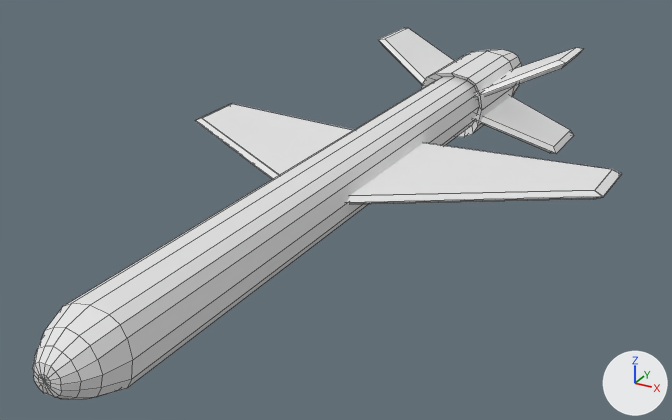
A saved change to the FBX model Flyplane/Flyplane/assets/Weapons/Missiles/ALAAT-10/ALAAT-10.fbx.
Rendered twice from a 50 mm camera at (4.4, -7.43, 3.69) aimed at (-0.1, 0.74, -0.4). Arrows for +X, +Y and +Z are at lower right; the lights stay in place. Mesh edges are drawn as thin lines. Where no turn or scale is listed for an object, it has been applied to the vertices.

Script lines for the objects in view, before the commit:
```python
mat_material = principled_material('Material')
mat_material.base_color = (0.8, 0.8, 0.8)  # white #e7e7e7
mat_material.roughness = 0.69
me_airframe_002 = bpy.data.meshes.new('Airframe.002')
me_airframe_002.from_pydata(...)  # 234 vertices, 240 faces; spans x -2.58..2.58, y -3.63..5.62, z -0.63..0.63
me_airframe_002.materials.append(mat_material)  # white #e7e7e7
ob_airframe = bpy.data.objects.new('Airframe', me_airframe_002)
ob_airframe.location = (0.0, 0.0, 0.0)
```
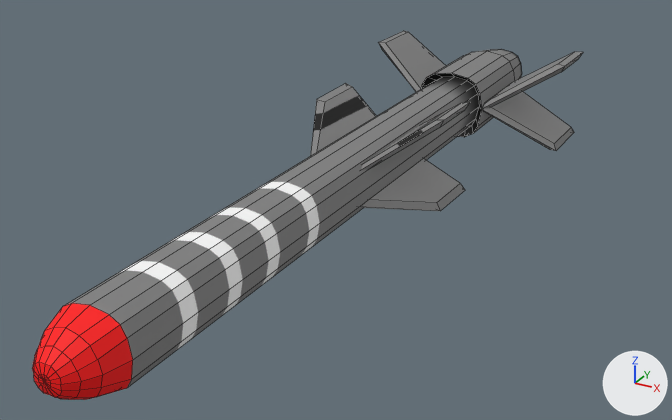
Commit message: Added ALAAT-10 weapon model

Location of each change, [x1, y1, x2, y2] in pixels of the pictures (672 x 420 px; the box of a moved part takes in the faces that stretch with it):
'Airframe', surface changed, reshaped (white to grey, 7% narrower): before [32, 28, 622, 400]; after [32, 31, 583, 400]
part 1 of me_airframe_002, rebuilt (not visible afterwards): before [474, 96, 574, 154]
part 2 of me_airframe_002, rebuilt: before [379, 28, 583, 99]; after [378, 31, 445, 92]
part 3 of me_airframe_002, moved or reshaped: before [196, 103, 622, 205]; after [310, 83, 470, 211]
part 4 of me_airframe_002, added: after [484, 52, 583, 151]

The edits, one by one:
Picture 'ALAAT-10_TEX.png' (img_alaat_10_tex_png) is new.
In material 'Material' (mat_material), base_color is no longer (0.8, 0.8, 0.8), white #e7e7e7.
In material 'Material' (mat_material), texture is now set to img_alaat_10_tex_png, with its transparency.
me_airframe_002 is used by ob_airframe; location (0.0, 0.0, 0.0).
me_airframe_002 had 234 vertices, 240 faces and spanned x -2.58..2.58, y -3.63..5.62, z -0.63..0.63.
me_airframe_002 now has 246 vertices, 240 faces and spans x -1.34..1.34, y -3.63..5.62, z -0.58..0.58.
me_airframe_002 part 1: the loose piece of 18 vertices spanning x -1.34..1.34, y 3.56..5.09, z -0.63..0.06 is rebuilt with 12 vertices and now spans x -1.34..-0.42, y 3.74..5.08, z -0.58..0.05.
me_airframe_002 part 2: the loose piece of 18 vertices spanning x -1.34..1.34, y 3.56..5.09, z -0.06..0.63 is rebuilt with 12 vertices and now spans x -1.34..-0.42, y 3.74..5.08, z -0.05..0.58.
Part 3, on me_airframe_002:
24 vertices are removed from x -2.58..2.58, y 1.55..2.28, z -0.05..0.05.
32 faces are deleted.
24 vertices are added at x -0.81..0.81, y 1.55..2.28, z -0.54..0.54.
32 new faces join them.
Part 4, on me_airframe_002:
24 vertices are added at x 0.42..1.34, y 3.74..5.08, z -0.58..0.58.
16 new faces join them.
